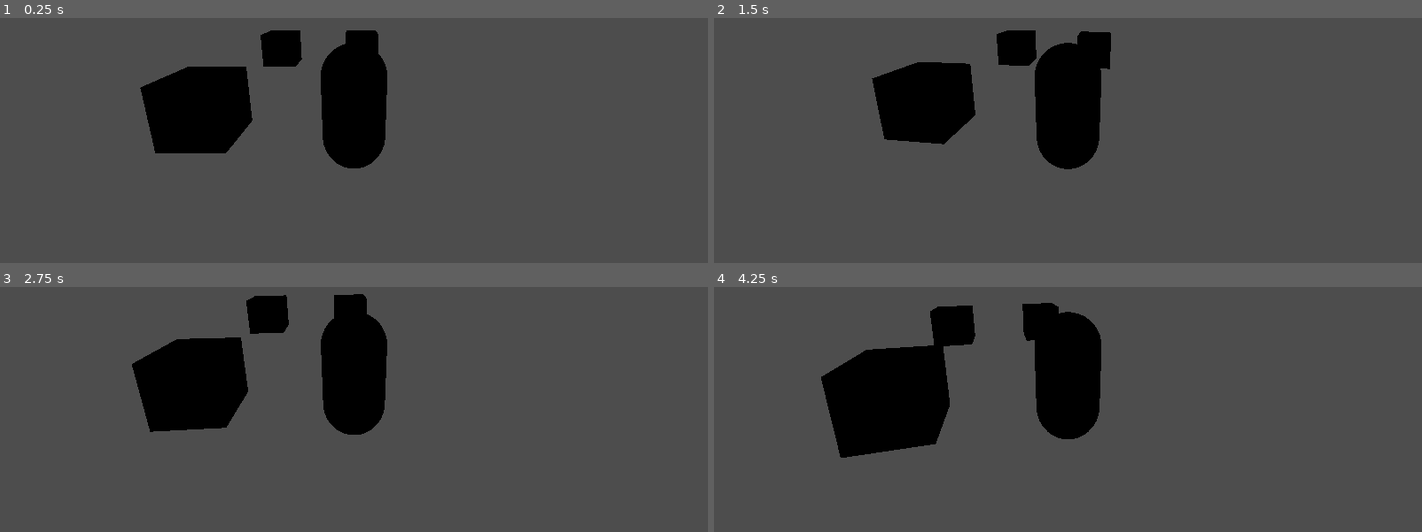
Above: before the commit, frames 1-4 (two rows, left to right).
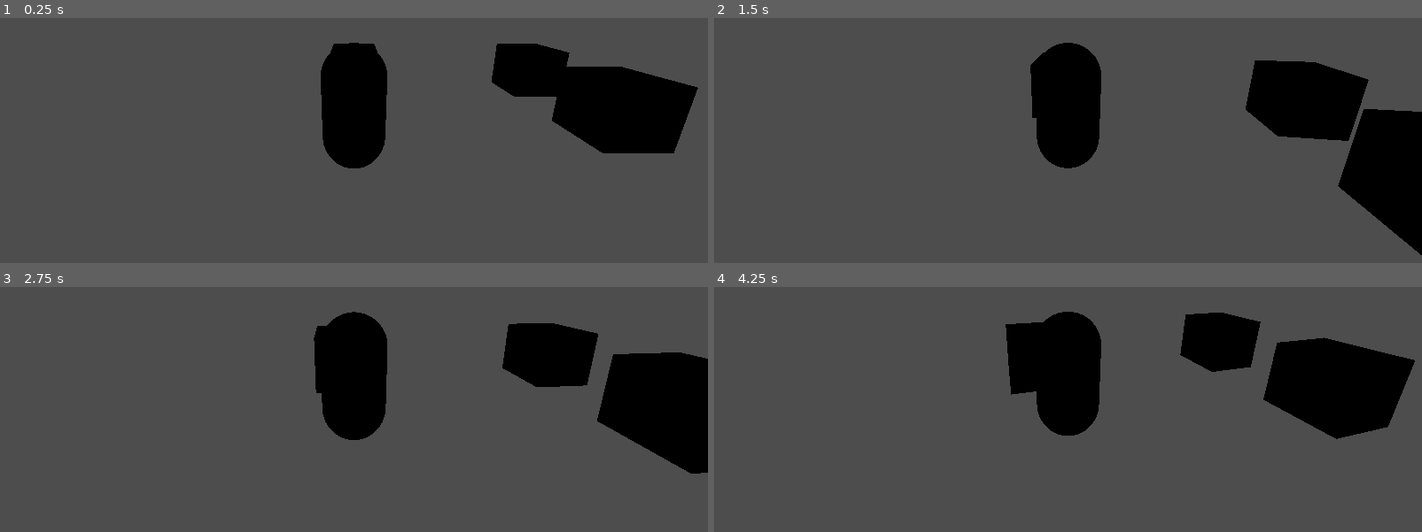
Above: after the commit, the same moments.

Repository: AidanNC/ProjectBeanstalk
Game: Godot game, scene res://Scenes/main.tscn
Two runs of this game, one before a commit and one after it. Both use one fixed random seed, a clock stepped at 60 frames per second and the inputs below.
Inputs (mouse positions are in pixels of both pictures, inside the frame that each line leads up to):
- Up to frame 1 (0.25 s): no input
- Up to frame 2 (1.5 s): tap Enter at 0.5 s; move the mouse to (1103, 62) at 0.52 s; hold W (move_forward) from 0.53 s (still down); move the mouse to (1032, 67) at 1.27 s
- Up to frame 3 (2.75 s): keep holding W (move_forward); move the mouse to (368, 326) at 2.02 s
- Up to frame 4 (4.25 s): keep holding W (move_forward); move the mouse to (1060, 340) at 2.77 s; move the mouse to (1117, 338) at 3.52 s

The runs differ from the first frame. In frame 1, 13% of the frame differs, in the area x 19-99%, y 5-56%; in frame 2, 15%; in frame 3, 16%; in frame 4, 17%, in the area x 15-99%, y 6-70%.
Error before the commit: Invalid access to property or key 'global_transform' on a base object of type 'Nil'. (res://scripts/character_body_3d.gd:11)

Commit message:
add: brick scene with collision shape

Diff:
--- /dev/null
+++ b/projectbeanstalk/Scenes/brick.tscn
@@ -0,0 +1,16 @@
+[gd_scene load_steps=3 format=3 uid="uid://drlyhyvgfgg2x"]
+
+[sub_resource type="BoxShape3D" id="BoxShape3D_pn5wc"]
+
+[sub_resource type="BoxMesh" id="BoxMesh_lvh1d"]
+
+[node name="Brick" type="Node3D"]
+
+[node name="RigidBody3D" type="RigidBody3D" parent="."]
+gravity_scale = 0.0
+
+[node name="CollisionShape3D" type="CollisionShape3D" parent="RigidBody3D"]
+shape = SubResource("BoxShape3D_pn5wc")
+
+[node name="MeshInstance3D" type="MeshInstance3D" parent="RigidBody3D"]
+mesh = SubResource("BoxMesh_lvh1d")
--- a/projectbeanstalk/Scenes/main.tscn
+++ b/projectbeanstalk/Scenes/main.tscn
@@ -1,21 +1,17 @@
 [gd_scene load_steps=3 format=3 uid="uid://nnpvd4xsdbni"]
 
 [ext_resource type="PackedScene" uid="uid://oc5bvafr0563" path="res://Scenes/player.tscn" id="1_jjgbg"]
-
-[sub_resource type="BoxMesh" id="BoxMesh_jjgbg"]
+[ext_resource type="PackedScene" uid="uid://drlyhyvgfgg2x" path="res://Scenes/brick.tscn" id="2_bo1nx"]
 
 [node name="Main" type="Node3D"]
 
 [node name="Player" parent="." instance=ExtResource("1_jjgbg")]
 
-[node name="MeshInstance3D" type="MeshInstance3D" parent="."]
-transform = Transform3D(1, 0, 0, 0, 1, 0, 0, 0, 1, -2.32361, 0, 0)
-mesh = SubResource("BoxMesh_jjgbg")
+[node name="Brick" parent="." instance=ExtResource("2_bo1nx")]
+transform = Transform3D(1, 0, 0, 0, 1, 0, 0, 0, 1, 0, 0, -2.21218)
 
-[node name="MeshInstance3D2" type="MeshInstance3D" parent="."]
-transform = Transform3D(1, 0, 0, 0, 1, 0, 0, 0, 1, -2.32361, 0, -4.56223)
-mesh = SubResource("BoxMesh_jjgbg")
+[node name="Brick2" parent="." instance=ExtResource("2_bo1nx")]
+transform = Transform3D(1, 0, 0, 0, 1, 0, 0, 0, 1, 4.04573, 0, 0)
 
-[node name="MeshInstance3D3" type="MeshInstance3D" parent="."]
-transform = Transform3D(1, 0, 0, 0, 1, 0, 0, 0, 1, 0.243179, 0, -4.56223)
-mesh = SubResource("BoxMesh_jjgbg")
+[node name="Brick3" parent="." instance=ExtResource("2_bo1nx")]
+transform = Transform3D(1, 0, 0, 0, 1, 0, 0, 0, 1, 4.04573, 0, -2.11627)
--- a/projectbeanstalk/Scenes/player.tscn
+++ b/projectbeanstalk/Scenes/player.tscn
@@ -9,8 +9,9 @@
 
 [node name="Player" type="Node3D"]
 
-[node name="CharacterBody3D" type="CharacterBody3D" parent="."]
+[node name="CharacterBody3D" type="CharacterBody3D" parent="." node_paths=PackedStringArray("camera")]
 script = ExtResource("1_v0iea")
+camera = NodePath("Camroot/h/v/Camera")
 
 [node name="CollisionShape3D" type="CollisionShape3D" parent="CharacterBody3D"]
 shape = SubResource("CapsuleShape3D_f60y1")
--- a/projectbeanstalk/scripts/camroot.gd
+++ b/projectbeanstalk/scripts/camroot.gd
@@ -15,7 +15,7 @@
 func _input(event: InputEvent) -> void:
 	if event is InputEventMouseMotion:
 		camrot_h += -event.relative.x * h_sensitivity
-		camrot_v += event.relative.y * v_sensitivity
+		camrot_v += -event.relative.y * v_sensitivity
 
 func _physics_process(delta: float) -> void:
 
